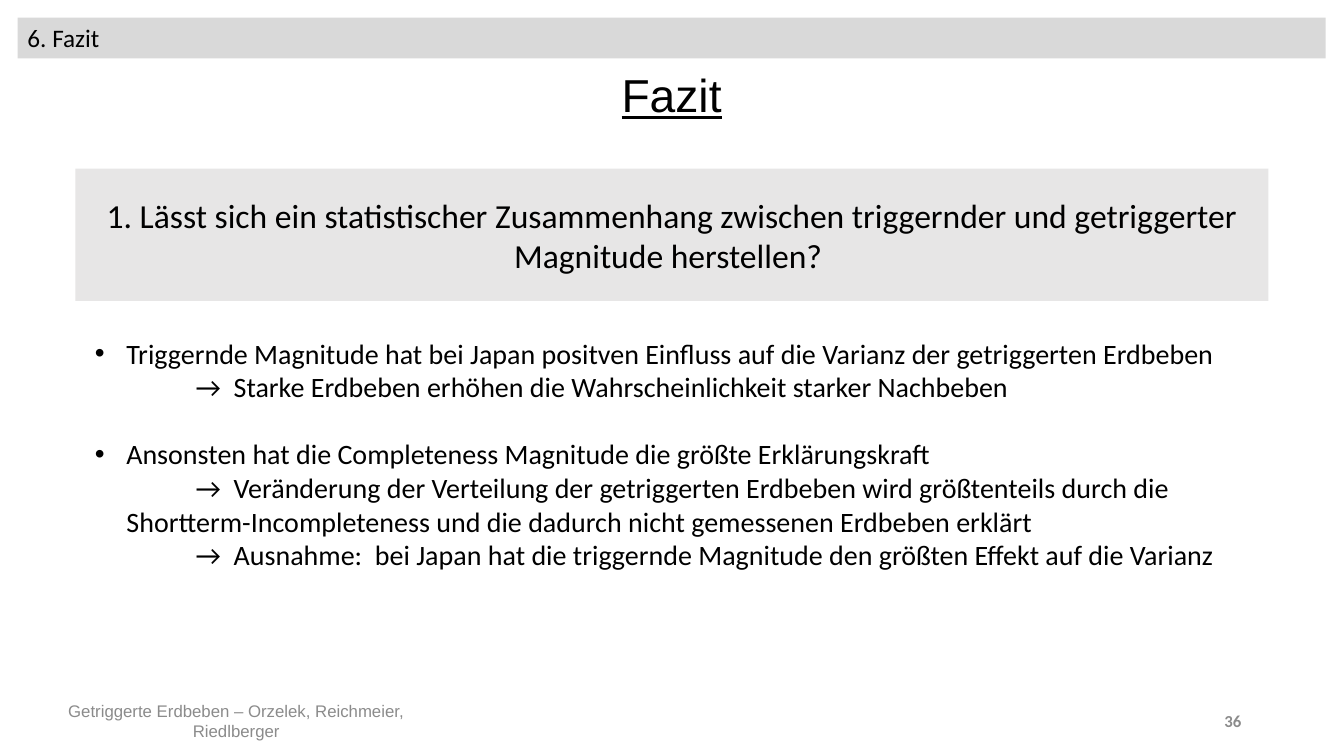
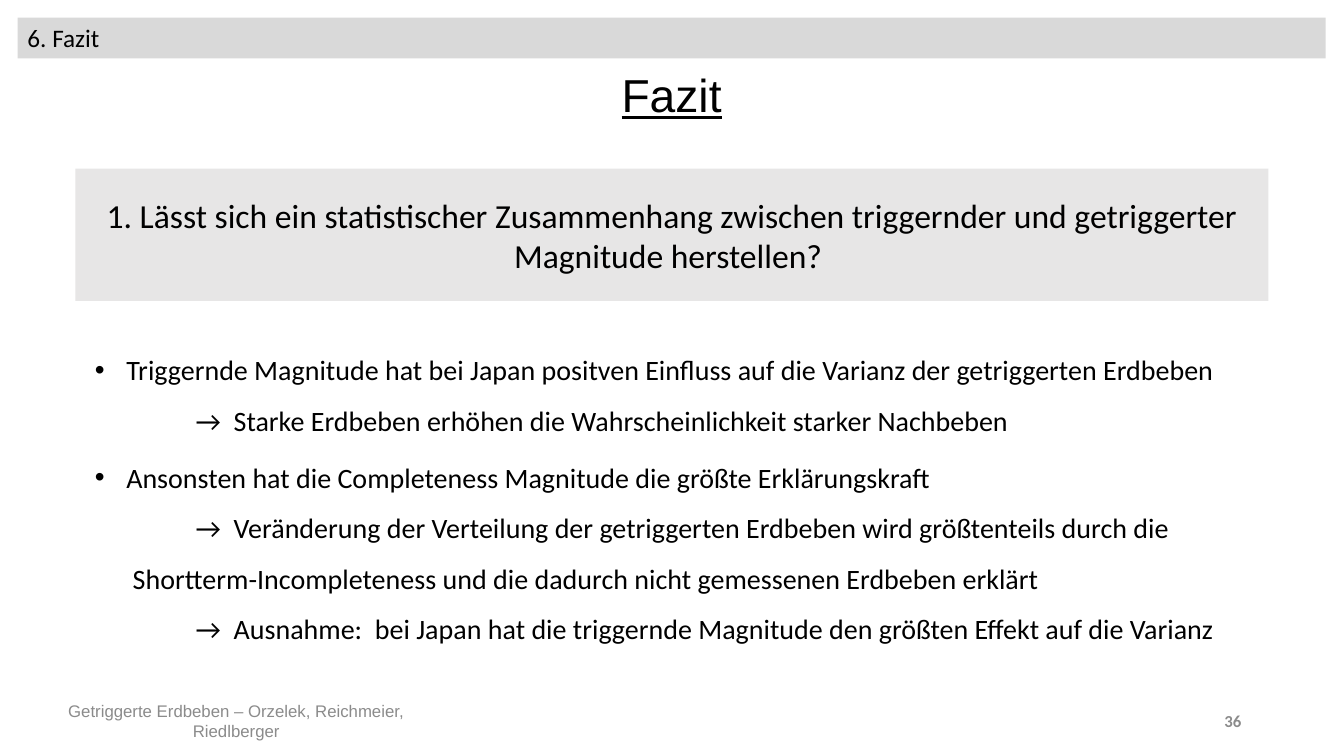
Before and after one commit to Kati77/Praktikum-Erdbeben, a slide deck: slide 36 of pp - AbschlusspräsentationX.pptx. Drawn at 1344x756 pixels with LibreOffice and Linux fonts; fonts in the diff are those of the drawing. Boxes give left, top, right and bottom in pixels: in the first picture for what was removed or moved away, otherwise in the second. Text is boxed around its words. In the diff, an @@ line names an element or a change of style, - is before the commit and + after.

```diff
--- a/pp - AbschlusspräsentationX.pptx
+++ b/pp - AbschlusspräsentationX.pptx
@@ text "Triggernde Magnitude hat bei Japan ..." at (x1=126, y1=360, x2=1213, y2=432): line spacing 1 to 1.5 @@
@@ text at (x1=126, y1=444, x2=1213, y2=570): paragraphs removed @@
-• Ansonsten hat die Completeness Magnitude die größte Erklärungskraft
-→ Veränderung der Verteilung der getriggerten Erdbeben wird größtenteils durch die Shortterm-Incompleteness und die dadurch nicht gemessenen Erdbeben erklärt
-→ Ausnahme: bei Japan hat die triggernde Magnitude den größten Effekt auf die Varianz
@@ text added at (x1=126, y1=468, x2=1213, y2=644), 20 pt, text #000000 @@
+• Ansonsten hat die Completeness Magnitude die größte Erklärungskraft
+→ Veränderung der Verteilung der getriggerten Erdbeben wird größtenteils durch die Shortterm-Incompleteness und die dadurch nicht gemessenen Erdbeben erklärt
+→ Ausnahme: bei Japan hat die triggernde Magnitude den größten Effekt auf die Varianz
```
Also in this commit, not shown: 14 other slides changed, 1 slide removed, 1 other file.
